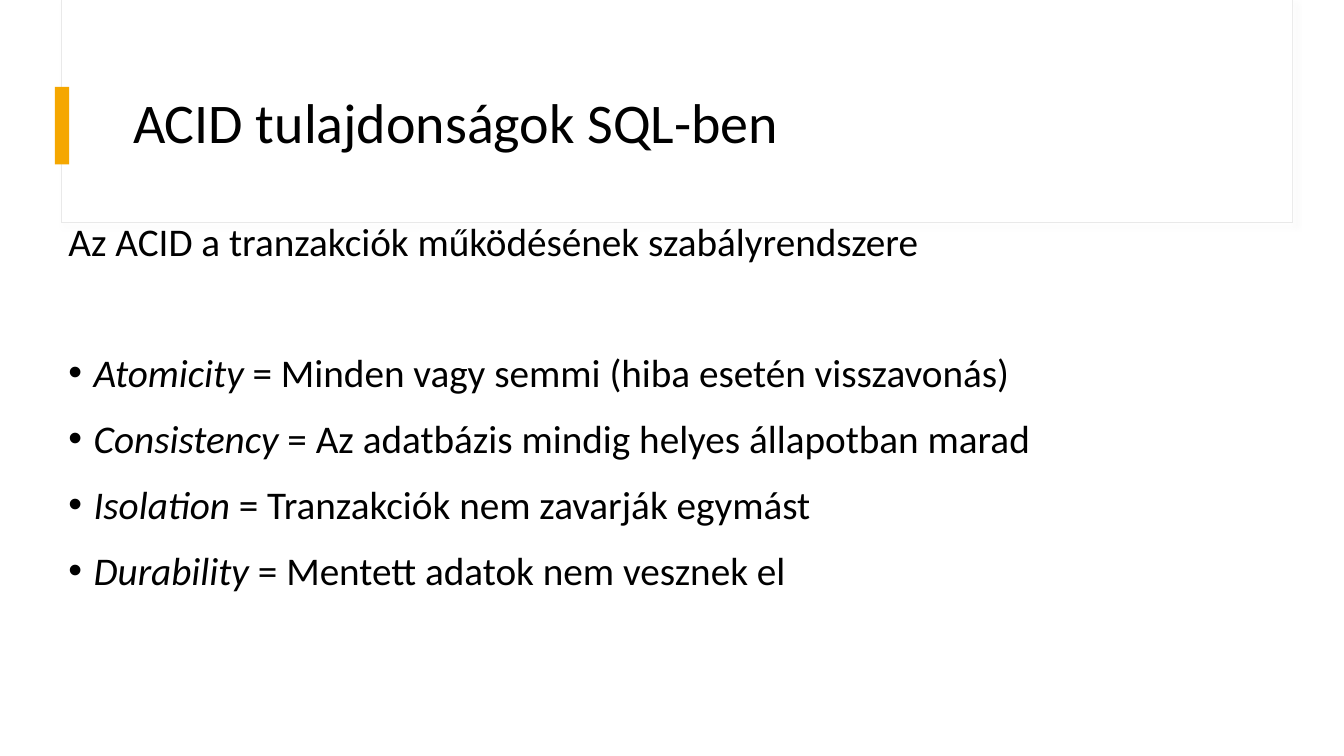
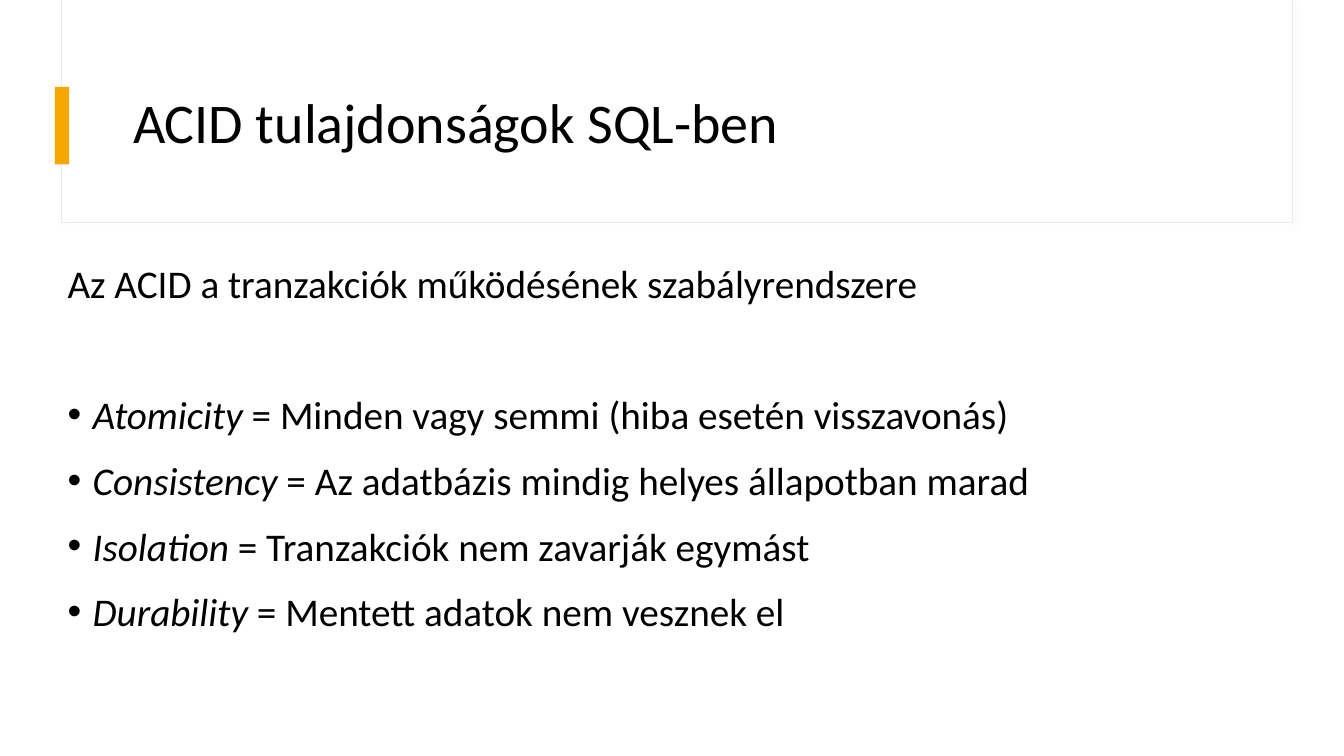
Before and after one commit to LukaPollo/NoSQL-Sql-ElasticSearch-IKT, a slide deck: slide 3 of presentation/IKT NoSql Sql Elastic Search.pptx. Drawn at 1344x756 pixels with LibreOffice and Linux fonts; fonts in the diff are those of the drawing. Boxes give left, top, right and bottom in pixels: in the first picture for what was removed or moved away, otherwise in the second. Text is boxed around its words. In the diff, an @@ line names an element or a change of style, - is before the commit and + after.

```diff
--- a/presentation/IKT NoSql Sql Elastic Search.pptx
+++ b/presentation/IKT NoSql Sql Elastic Search.pptx
@@ text "Az ACID a tranzakciók működésének ...": place and size @@
-text "Az ACID a tranzakciók működésének ..." at [68, 228, 1030, 592]
+text "Az ACID a tranzakciók működésének ..." at [68, 270, 1029, 633]
```
Also in this commit, not shown: 3 other slides changed, 2 slides added.
